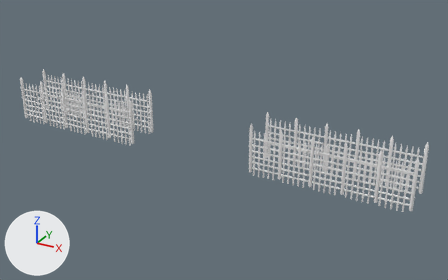
A saved change to the COLLADA model art/meshes/structural/maya_pali_gate.dae.
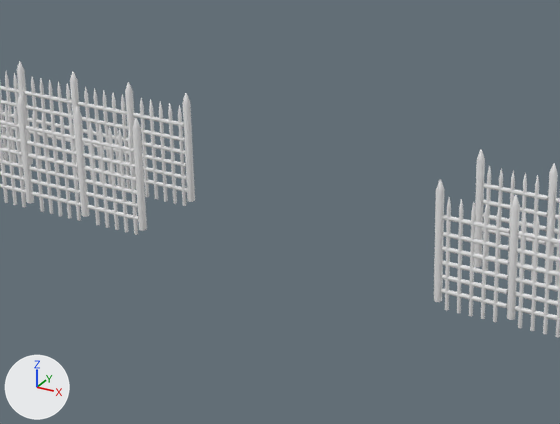
Each version is shown whole from a 50 mm lens placed at (22.7, -37.1, 28.7), pointed at (1.9, 0.7, 9.8), then close up on the part from 17% to 67% of the width and 19% to 79% of the height. The axes (+X, +Y, +Z) are drawn at lower left. The lights are the same throughout. Materials are left out; every surface is plain grey. Where no turn or scale is listed for an object, it has been applied to the vertices.

Names of what the first close-up shows: 'pali_gate'.
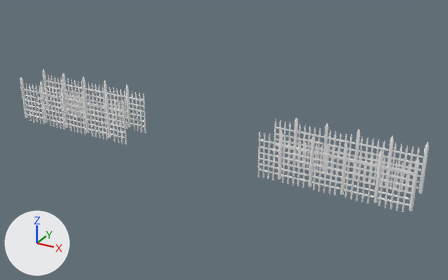
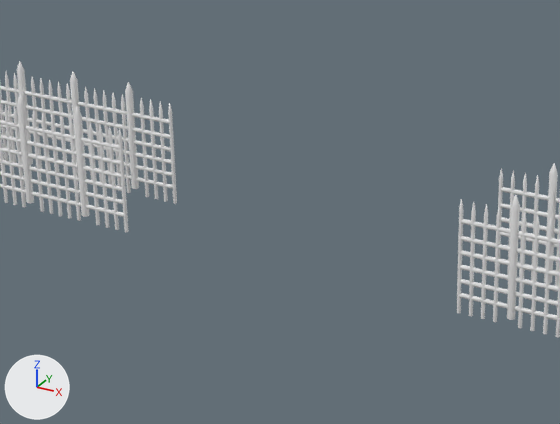
What differs and where, as boxes (x1, y1, x2, y2) in the close-ups (560 x 424 px; the box of a moved part takes in the faces that stretch with it):
part 1 of me_cilindro_002, moved or reshaped: before (144, 180, 187, 192); after (136, 177, 173, 189)
part 2 of me_cilindro_002, moved or reshaped: before (143, 166, 186, 180); after (135, 165, 172, 177)
part 3 of me_cilindro_002, moved or reshaped: before (142, 154, 186, 167); after (135, 153, 171, 164)
part 4 of me_cilindro_002, moved or reshaped: before (133, 113, 184, 127); after (132, 113, 169, 124)
part 5 of me_cilindro_002, moved or reshaped: before (142, 142, 185, 154); after (134, 140, 171, 151)
part 6 of me_cilindro_002, moved or reshaped: before (141, 130, 184, 142); after (133, 127, 170, 139)
part 7 of me_cilindro_002, moved or reshaped: before (87, 204, 138, 220); after (86, 204, 124, 217)
part 8 of me_cilindro_002, moved or reshaped: before (86, 192, 138, 208); after (85, 192, 123, 204)
part 9 of me_cilindro_002, moved or reshaped: before (85, 179, 137, 195); after (84, 179, 122, 191)
part 10 of me_cilindro_002, moved or reshaped: before (82, 138, 134, 153); after (81, 137, 119, 149)
part 11 of me_cilindro_002, moved or reshaped: before (84, 166, 136, 182); after (83, 166, 121, 178)
part 12 of me_cilindro_002, moved or reshaped: before (83, 153, 135, 168); after (82, 153, 120, 165)
part 13 of me_cilindro_002, moved or reshaped: before (482, 228, 546, 245); after (500, 232, 546, 245)
part 14 of me_cilindro_002, moved or reshaped: before (483, 183, 548, 201); after (500, 187, 548, 201)
part 15 of me_cilindro_002, moved or reshaped: before (482, 213, 547, 231); after (501, 217, 547, 231)
part 16 of me_cilindro_002, moved or reshaped: before (483, 200, 547, 217); after (500, 203, 547, 217)
part 17 of me_cilindro_002, moved or reshaped: before (441, 288, 507, 308); after (459, 293, 507, 309)
part 18 of me_cilindro_002, moved or reshaped: before (442, 274, 508, 294); after (459, 279, 508, 294)
part 19 of me_cilindro_002, moved or reshaped: before (442, 260, 508, 280); after (460, 265, 508, 280)
part 20 of me_cilindro_002, moved or reshaped: before (443, 215, 510, 234); after (461, 219, 510, 234)
part 21 of me_cilindro_002, moved or reshaped: before (442, 246, 509, 265); after (460, 250, 509, 266)
part 22 of me_cilindro_002, moved or reshaped: before (442, 232, 509, 251); after (460, 236, 509, 251)
part 23 of me_cilindro_002, deleted: before (128, 93, 491, 310)

The change, as a diff of the scene's bpy script:
```diff
--- a/art/meshes/structural/maya_pali_gate.dae.py
+++ b/art/meshes/structural/maya_pali_gate.dae.py
@@ me_cilindro_002 @@
-me_cilindro_002.from_pydata(...)  # 4896 vertices, 6632 faces; spans x -16.7..16.7, y -1.4..1.4, z 8.6..12.5
+me_cilindro_002.from_pydata(...)  # 4704 vertices, 6328 faces; spans x -16.7..16.7, y -1.4..1.4, z 8.6..12.5
+# me_cilindro_002 part 1: the loose piece of 16 vertices spanning x -7.3..-5.3, y 1.3..1.4, z 9.0..9.2 is scaled about its middle by (0.806, 1, 1), then moved by (-0.4, 0.0, 0.0)
+# me_cilindro_002 part 2: the loose piece of 16 vertices spanning x -7.3..-5.3, y 1.3..1.4, z 9.5..9.6 is scaled about its middle by (0.806, 1, 1), then moved by (-0.4, 0.0, 0.0)
+# me_cilindro_002 part 3: the loose piece of 16 vertices spanning x -7.3..-5.3, y 1.3..1.4, z 9.9..10.1 is scaled about its middle by (0.806, 1, 1), then moved by (-0.4, 0.0, 0.0)
+# me_cilindro_002 part 4: the loose piece of 16 vertices spanning x -7.3..-5.3, y 1.3..1.4, z 11.3..11.5 is scaled about its middle by (0.806, 1, 1), then moved by (-0.4, 0.0, 0.0)
+# me_cilindro_002 part 5: the loose piece of 16 vertices spanning x -7.3..-5.3, y 1.3..1.4, z 10.4..10.5 is scaled about its middle by (0.806, 1, 1), then moved by (-0.4, 0.0, 0.0)
+# me_cilindro_002 part 6: the loose piece of 16 vertices spanning x -7.3..-5.3, y 1.3..1.4, z 10.8..11.0 is scaled about its middle by (0.806, 1, 1), then moved by (-0.4, 0.0, 0.0)
+# me_cilindro_002 part 7: the loose piece of 16 vertices spanning x -7.3..-5.3, y -1.4..-1.3, z 9.0..9.2 is scaled about its middle by (0.806, 1, 1), then moved by (-0.4, 0.0, 0.0)
+# me_cilindro_002 part 8: the loose piece of 16 vertices spanning x -7.3..-5.3, y -1.4..-1.3, z 9.5..9.6 is scaled about its middle by (0.806, 1, 1), then moved by (-0.4, 0.0, 0.0)
+# me_cilindro_002 part 9: the loose piece of 16 vertices spanning x -7.3..-5.3, y -1.4..-1.3, z 9.9..10.1 is scaled about its middle by (0.806, 1, 1), then moved by (-0.4, 0.0, 0.0)
+# me_cilindro_002 part 10: the loose piece of 16 vertices spanning x -7.3..-5.3, y -1.4..-1.3, z 11.3..11.5 is scaled about its middle by (0.806, 1, 1), then moved by (-0.4, 0.0, 0.0)
+# me_cilindro_002 part 11: the loose piece of 16 vertices spanning x -7.3..-5.3, y -1.4..-1.3, z 10.4..10.5 is scaled about its middle by (0.806, 1, 1), then moved by (-0.4, 0.0, 0.0)
+# me_cilindro_002 part 12: the loose piece of 16 vertices spanning x -7.3..-5.3, y -1.4..-1.3, z 10.8..11.0 is scaled about its middle by (0.806, 1, 1), then moved by (-0.4, 0.0, 0.0)
+# me_cilindro_002 part 13: the loose piece of 16 vertices spanning x 5.3..7.3, y 1.3..1.4, z 9.9..10.1 is scaled about its middle by (-0.806, 1, 1), then moved by (0.4, 0.0, 0.0)
+# me_cilindro_002 part 14: the loose piece of 16 vertices spanning x 5.3..7.3, y 1.3..1.4, z 11.3..11.5 is scaled about its middle by (-0.806, 1, 1), then moved by (0.4, 0.0, 0.0)
+# me_cilindro_002 part 15: the loose piece of 16 vertices spanning x 5.3..7.3, y 1.3..1.4, z 10.4..10.5 is scaled about its middle by (-0.806, 1, 1), then moved by (0.4, 0.0, 0.0)
+# me_cilindro_002 part 16: the loose piece of 16 vertices spanning x 5.3..7.3, y 1.3..1.4, z 10.8..11.0 is scaled about its middle by (-0.806, 1, 1), then moved by (0.4, 0.0, 0.0)
+# me_cilindro_002 part 17: the loose piece of 16 vertices spanning x 5.3..7.3, y -1.4..-1.3, z 9.0..9.2 is scaled about its middle by (-0.806, 1, 1), then moved by (0.4, 0.0, 0.0)
+# me_cilindro_002 part 18: the loose piece of 16 vertices spanning x 5.3..7.3, y -1.4..-1.3, z 9.5..9.6 is scaled about its middle by (-0.806, 1, 1), then moved by (0.4, 0.0, 0.0)
+# me_cilindro_002 part 19: the loose piece of 16 vertices spanning x 5.3..7.3, y -1.4..-1.3, z 9.9..10.1 is scaled about its middle by (-0.806, 1, 1), then moved by (0.4, 0.0, 0.0)
+# me_cilindro_002 part 20: the loose piece of 16 vertices spanning x 5.3..7.3, y -1.4..-1.3, z 11.3..11.5 is scaled about its middle by (-0.806, 1, 1), then moved by (0.4, 0.0, 0.0)
+# me_cilindro_002 part 21: the loose piece of 16 vertices spanning x 5.3..7.3, y -1.4..-1.3, z 10.4..10.5 is scaled about its middle by (-0.806, 1, 1), then moved by (0.4, 0.0, 0.0)
+# me_cilindro_002 part 22: the loose piece of 16 vertices spanning x 5.3..7.3, y -1.4..-1.3, z 10.8..11.0 is scaled about its middle by (-0.806, 1, 1), then moved by (0.4, 0.0, 0.0)
+# me_cilindro_002 part 23: 8 loose pieces with 192 vertices, spanning x -5.5..5.5, y -1.4..1.4, z 8.6..12.5, are deleted
```
